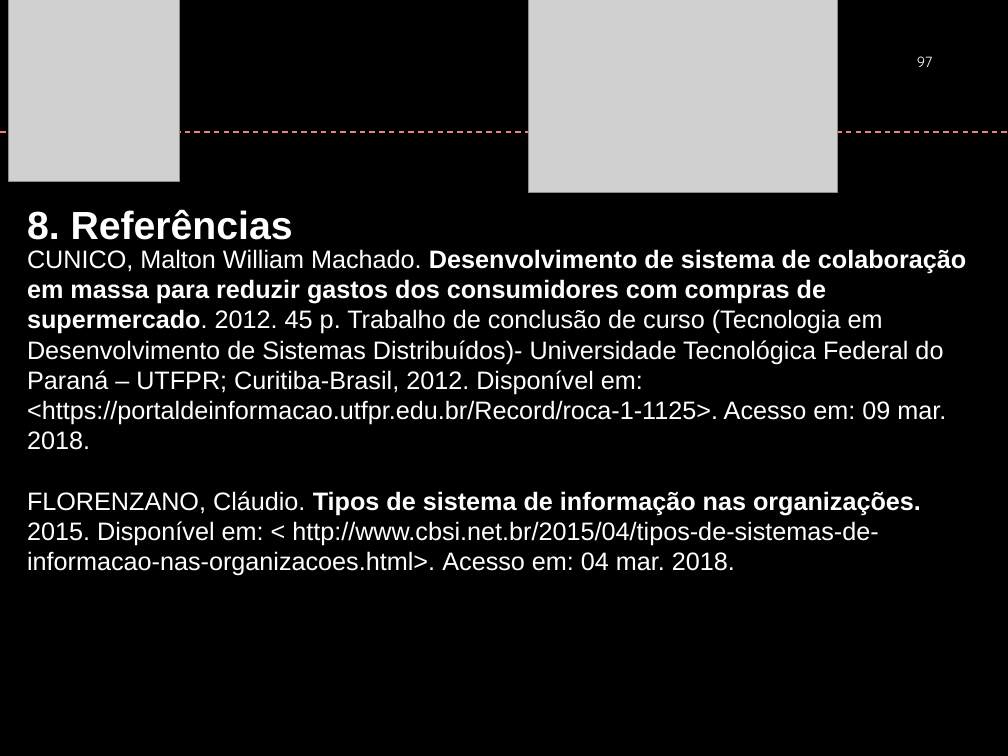
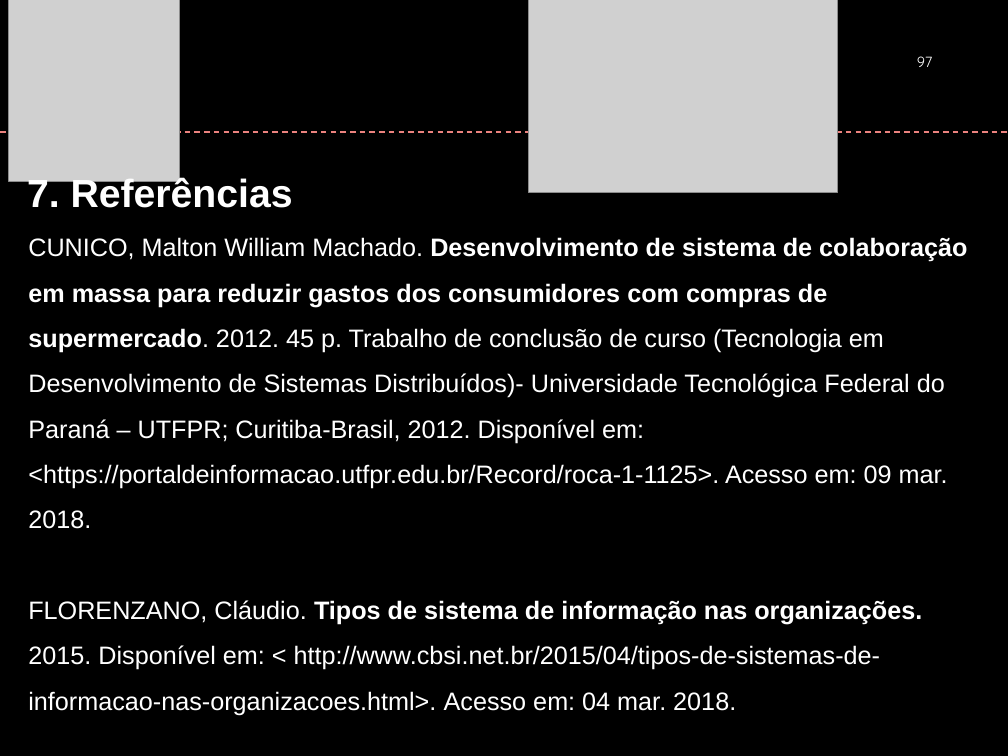
Before and after one commit to ezmart/Ezmart, a slide deck: slide 97 of EzMartGit/Documento/FAI_PFC_Apresentação_Agosto2018.pptx. Drawn at 1008x756 pixels with LibreOffice and Linux fonts; fonts in the diff are those of the drawing; grey boxes stand for pictures; background and template pictures are left out. Boxes give left, top, right and bottom in pixels: in the first picture for what was removed or moved away, otherwise in the second. Text is boxed around its words. In the diff, an @@ line names an element or a change of style, - is before the commit and + after.

```diff
--- a/EzMartGit/Documento/FAI_PFC_Apresentação_Agosto2018.pptx
+++ b/EzMartGit/Documento/FAI_PFC_Apresentação_Agosto2018.pptx
@@ text at bbox=[27, 176, 293, 208]: text changed @@
-8. Referências
+7. Referências
@@ text "CUNICO, Malton William Machado. Desenvolvimento ...": place and size @@
-text "CUNICO, Malton William Machado. Desenvolvimento ..." at bbox=[27, 249, 966, 576]
+text "CUNICO, Malton William Machado. Desenvolvimento ..." at bbox=[28, 237, 967, 715]
@@ text "CUNICO, Malton William Machado. Desenvolvimento ..." at bbox=[28, 237, 967, 715]: line spacing 1 to 1.5 @@
```
Also in this commit, not shown: 10 other slides changed.
